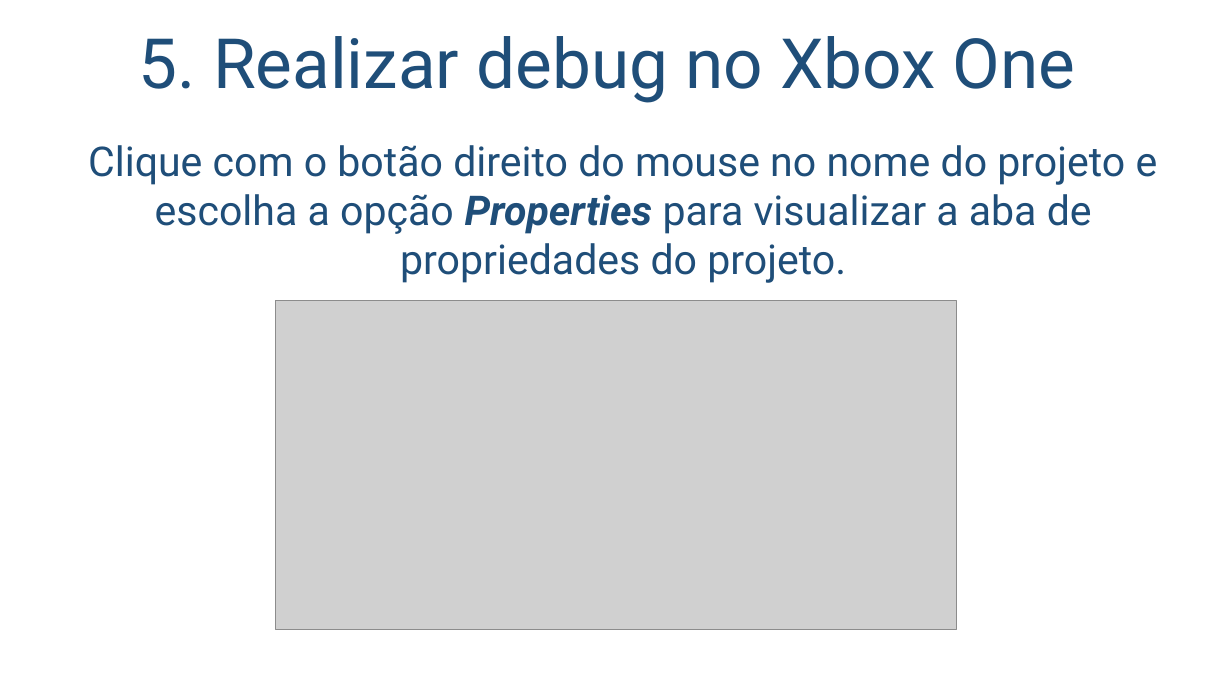
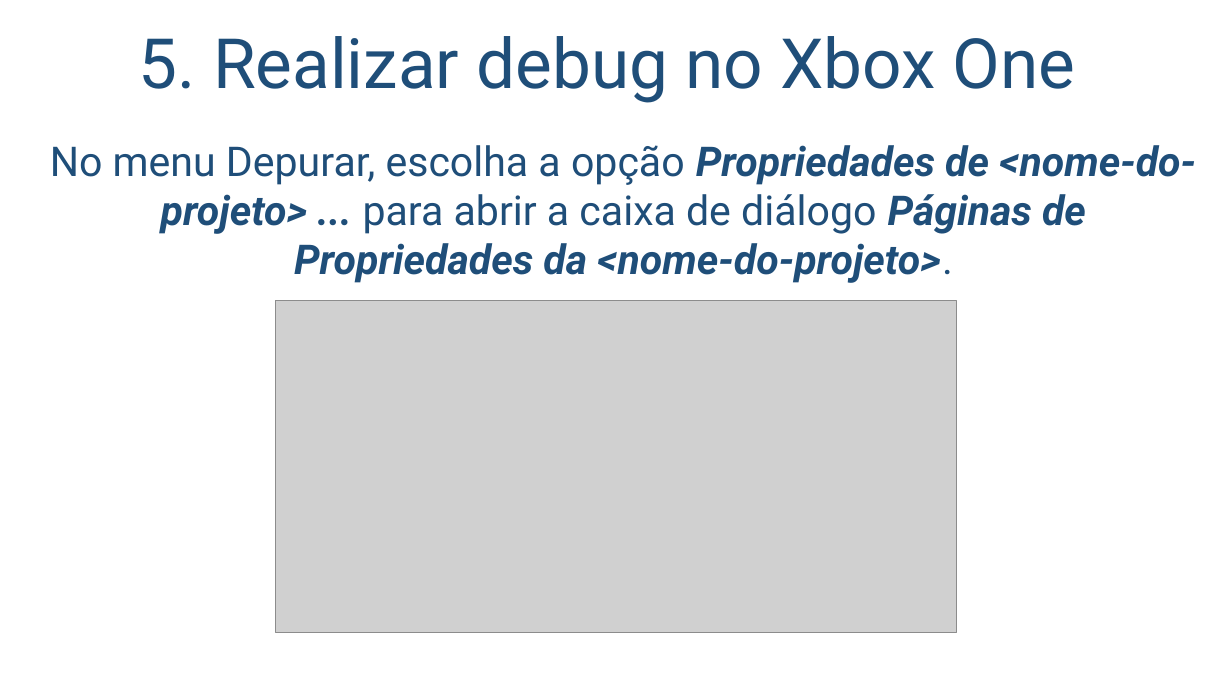
Before and after one commit to salmo-jr/public-slides, a slide deck: slide 16 of building-games-for-XboxOne.pptx. Drawn at 1232x693 pixels with LibreOffice and Linux fonts; fonts in the diff are those of the drawing; grey boxes stand for pictures; background and template pictures are left out. Boxes give left, top, right and bottom in pixels: in the first picture for what was removed or moved away, otherwise in the second. Text is boxed around its words. In the diff, an @@ line names an element or a change of style, - is before the commit and + after.

Commit message:
conclusão das atualizações para 2019

```diff
--- a/building-games-for-XboxOne.pptx
+++ b/building-games-for-XboxOne.pptx
@@ text at (50, 145, 1196, 283): text changed; bold on; italic on @@
-Clique com o botão direito do mouse no nome do projeto e escolha a opção Properties para visualizar a aba de propriedades do projeto.
+No menu Depurar, escolha a opção Propriedades de <nome-do-projeto> ... para abrir a caixa de diálogo Páginas de Propriedades da <nome-do-projeto>.
```
Also in this commit, not shown: 8 other slides changed.
